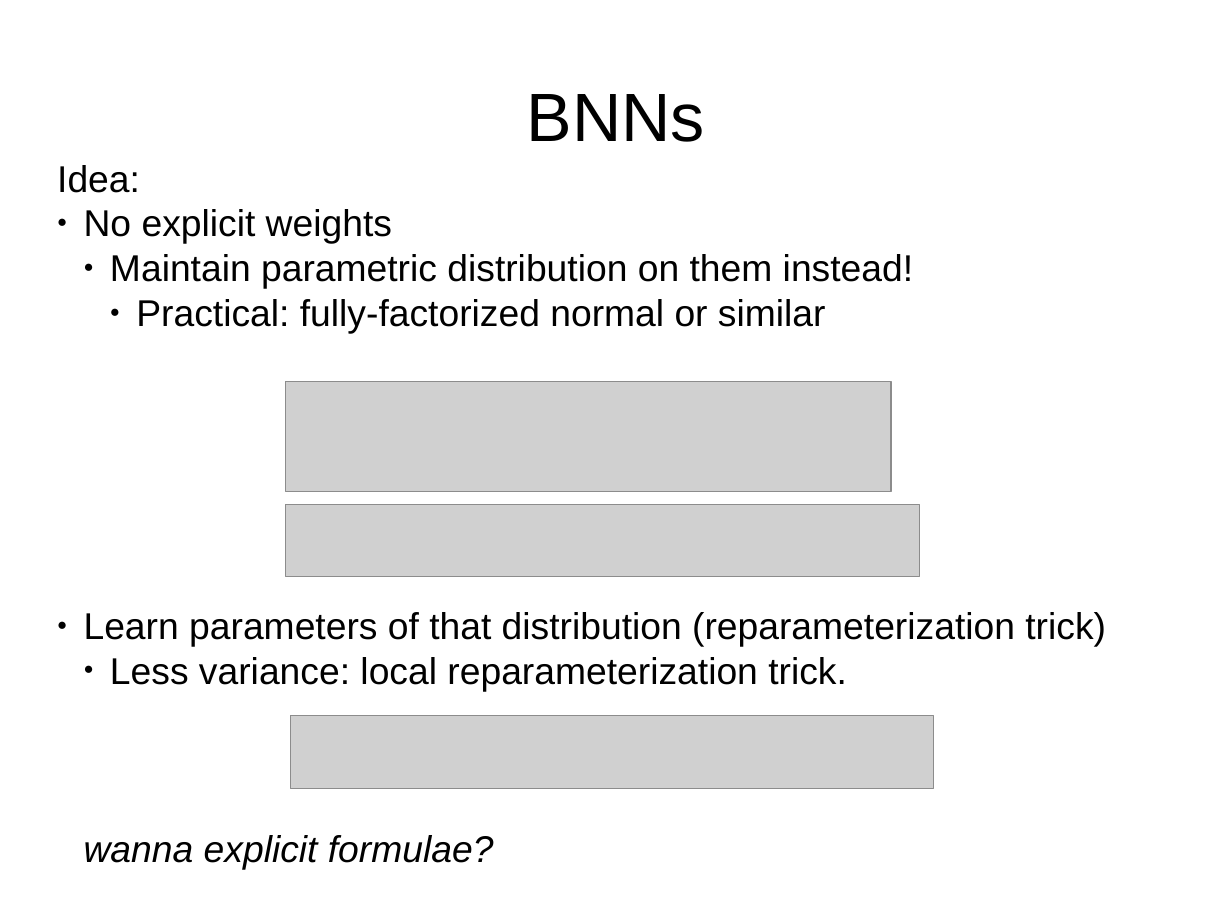
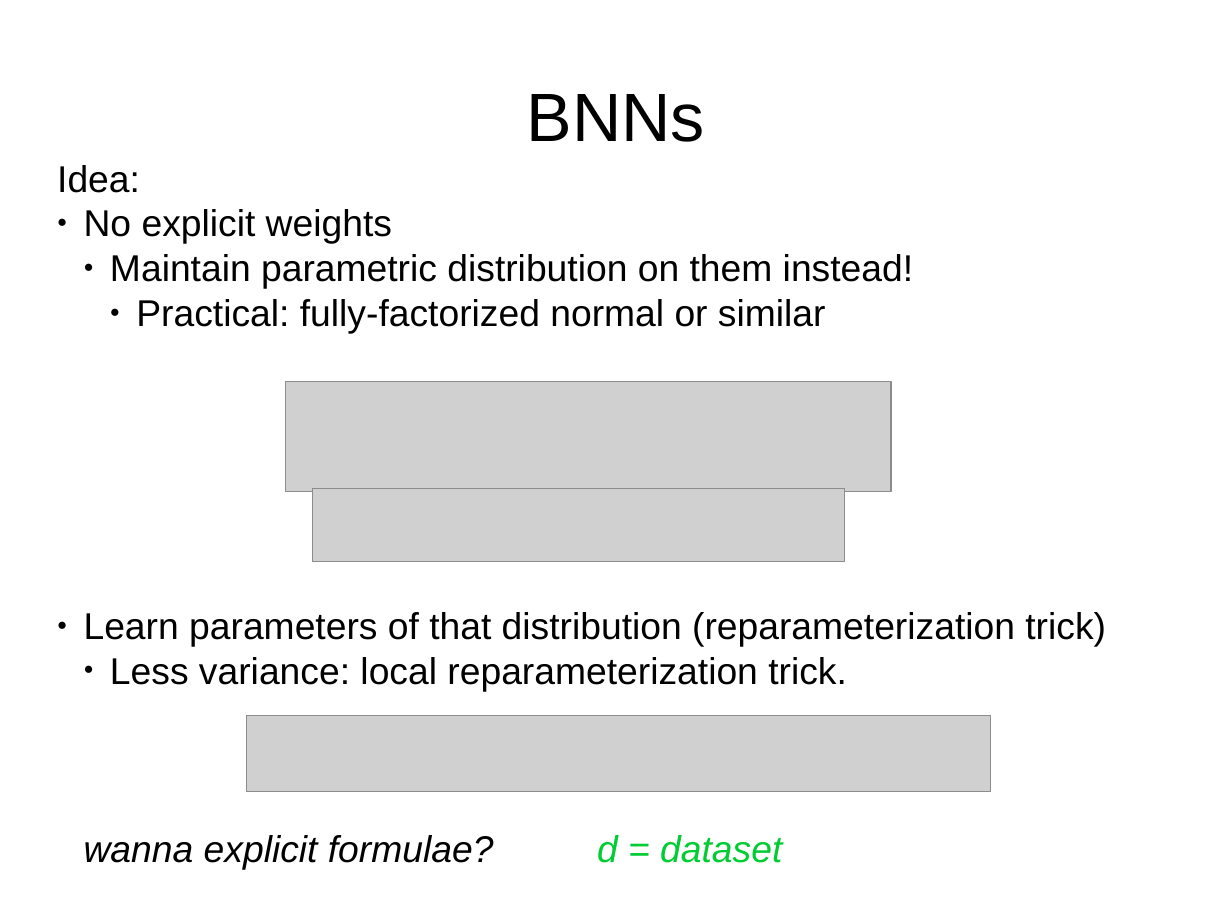
Before and after one commit to justheuristic/picsart_rl, a slide deck: slide 34 of day4/lecture_part1.odp. Drawn at 1232x924 pixels with LibreOffice and Linux fonts; fonts in the diff are those of the drawing; grey boxes stand for pictures. Boxes give left, top, right and bottom in pixels: in the first picture for what was removed or moved away, otherwise in the second. Text is boxed around its words. In the diff, an @@ line names an element or a change of style, - is before the commit and + after.

Commit message:
fix lecture titles, minor typos, major typos, etc.

```diff
--- a/day4/lecture_part1.odp
+++ b/day4/lecture_part1.odp
@@ picture: place and size @@
-picture at <box>286,504,920,577</box>
+picture at <box>312,489,844,561</box>
@@ picture: place and size @@
-picture at <box>291,715,934,788</box>
+picture at <box>246,715,991,792</box>
@@ subtitle at <box>84,835,782,870</box>: text changed @@
-wanna explicit formulae?
+wanna explicit formulae? d = dataset
```
Also in this commit, not shown: 14 other slides changed, 3 slides added, 2 slides removed, 2 other files.
